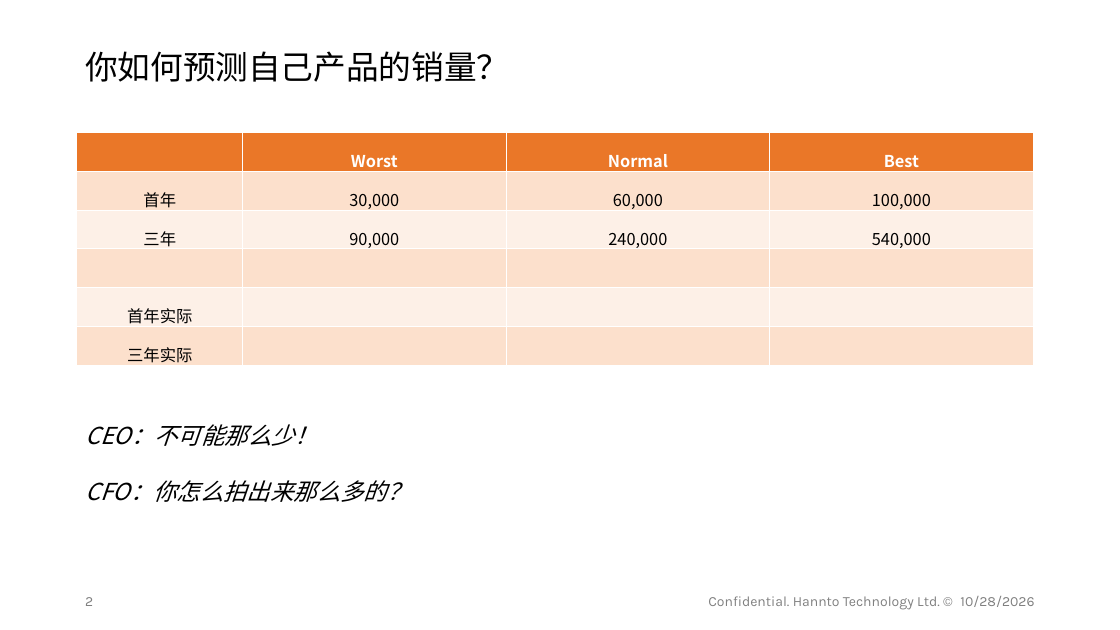
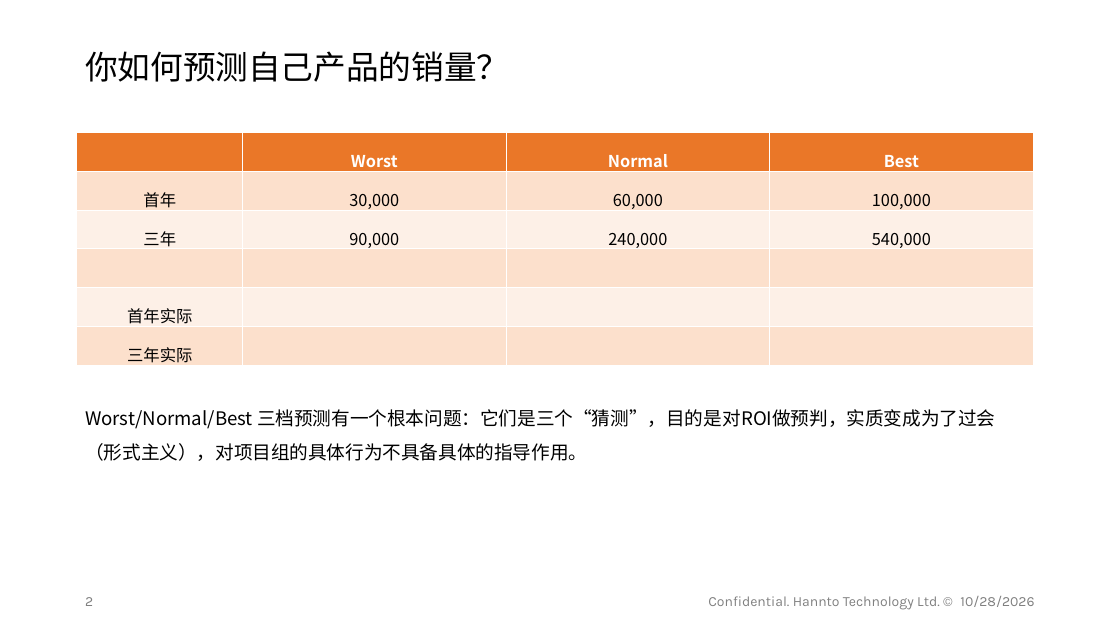
Before and after one commit to shengnanxiang/code_aiken, a slide deck: slide 2 of 极印版 aiken/销量概率分布模型介绍.pptx. Drawn at 1120x630 pixels with LibreOffice and Linux fonts; fonts in the diff are those of the drawing; background and template pictures are left out. Boxes give left, top, right and bottom in pixels: in the first picture for what was removed or moved away, otherwise in the second. Text is boxed around its words. In the diff, an @@ line names an element or a change of style, - is before the commit and + after.

```diff
--- a/极印版 aiken/销量概率分布模型介绍.pptx
+++ b/极印版 aiken/销量概率分布模型介绍.pptx
@@ text added at [85, 409, 995, 461], 16 pt, text #000000 @@
+Worst/Normal/Best 三档预测有一个根本问题：它们是三个“猜测”，目的是对ROI做预判，实质变成为了过会（形式主义），对项目组的具体行为不具备具体的指导作用。
@@ text removed at [85, 424, 410, 502] @@
-CEO：不可能那么少！
-CFO：你怎么拍出来那么多的？
```
Also in this commit, not shown: 1 other slide changed, 1 slide added, 16 slides removed.
